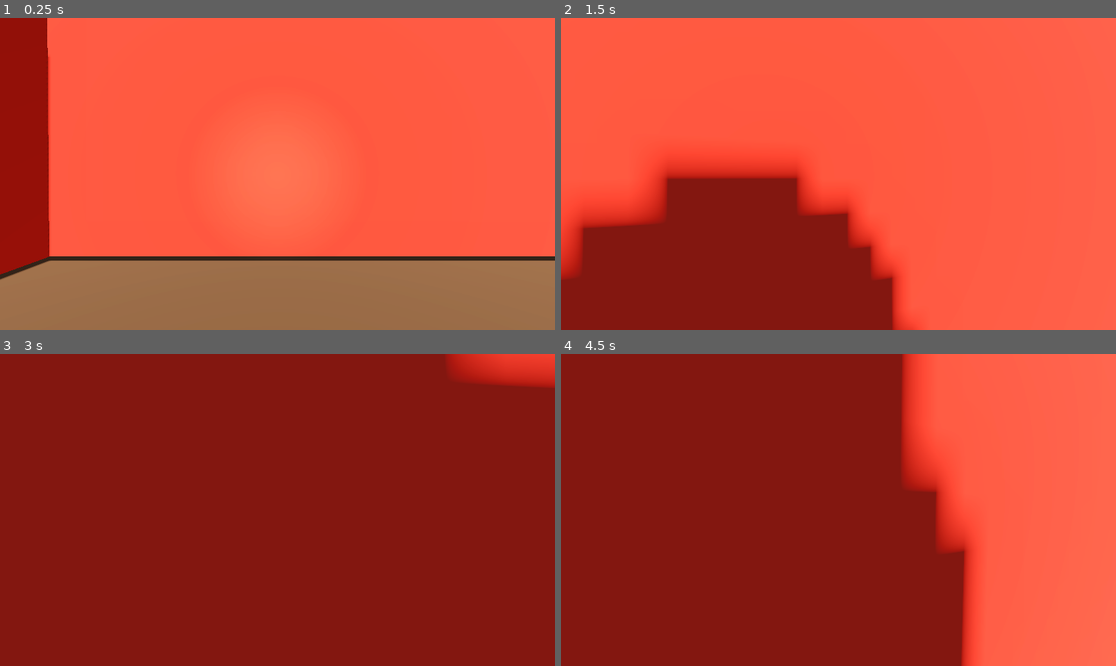
Above: before the commit, frames 1-4 (two rows, left to right).
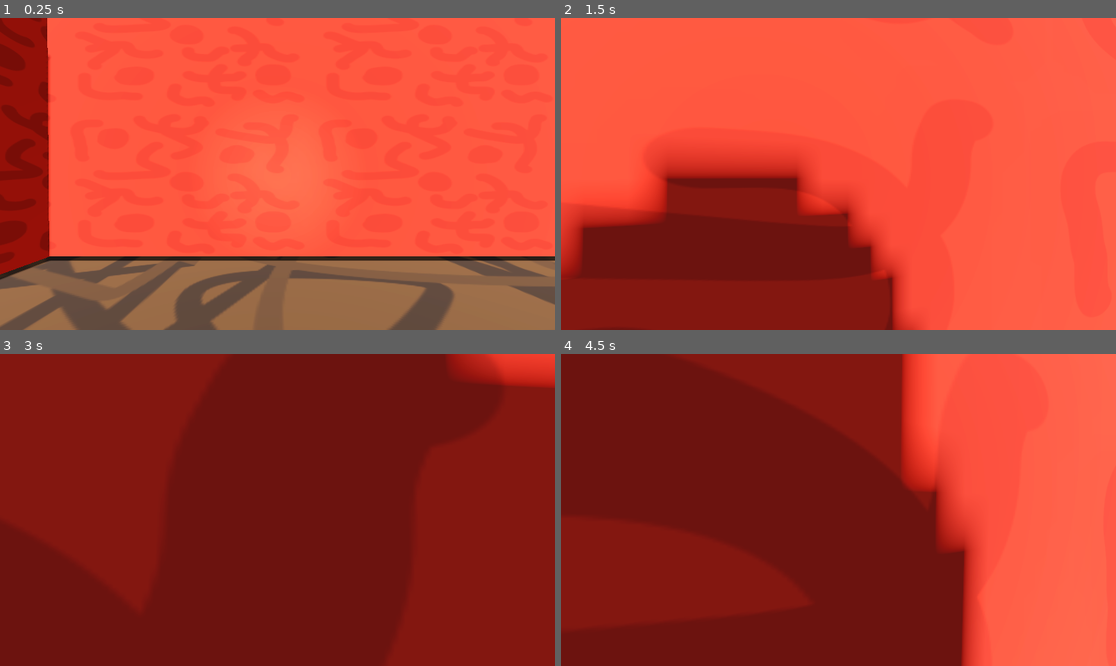
Above: after the commit, the same moments.

Repository: christiannoll/Basic3DGame
Game: Godot game, scene res://Scenes/level.tscn
Two runs of this game, one before a commit and one after it. Both use one fixed random seed, a clock stepped at 60 frames per second and the inputs below.
Inputs (mouse positions are in pixels of both pictures, inside the frame that each line leads up to):
- Up to frame 1 (0.25 s): no input
- Up to frame 2 (1.5 s): tap Enter at 0.5 s; move the mouse to (866, 174) at 0.52 s; hold W (forward) from 0.53 s (still down); tap F (flashlight) at 0.6 s; tap Space (jump) at 0.77 s; move the mouse to (810, 174) at 1.27 s; tap Shift (sprint) at 1.35 s
- Up to frame 3 (3 s): keep holding W (forward); tap Space (jump) at 1.52, 2.75 s; move the mouse to (288, 503) at 2.02 s; tap F (flashlight) at 2.1 s; move the mouse to (271, 516) at 2.77 s; tap Shift (sprint) at 2.85 s
- Up to frame 4 (4.5 s): keep holding W (forward); tap Space (jump) at 3.02, 3.77 s; move the mouse to (877, 513) at 3.52 s; tap F (flashlight) at 3.6 s; move the mouse to (794, 506) at 4.27 s; tap Shift (sprint) at 4.35 s

The runs differ from the first frame. In frame 1, 9.1% of the frame differs, in the area x 0-100%, y 0-100%; in frame 2, 3.7%; in frame 3, 0.8%; in frame 4, 1.5%.

Commit message:
Added walls with texture to the first level

Diff:
--- a/Materials/floor.tres
+++ b/Materials/floor.tres
@@ -1,4 +1,8 @@
-[gd_resource type="StandardMaterial3D" format=3 uid="uid://dxvaw0qc8u2rd"]
+[gd_resource type="StandardMaterial3D" load_steps=2 format=3 uid="uid://dxvaw0qc8u2rd"]
+
+[ext_resource type="Texture2D" uid="uid://ba7amwj7xp68y" path="res://Texturtes/floor_texture.png" id="1_hayvq"]
 
 [resource]
 albedo_color = Color(0.3254902, 0.19607843, 0.08235294, 1)
+albedo_texture = ExtResource("1_hayvq")
+uv1_scale = Vector3(5.5, 6.46, 1)
--- a/Materials/wall.tres
+++ b/Materials/wall.tres
@@ -1,4 +1,8 @@
-[gd_resource type="StandardMaterial3D" format=3 uid="uid://bnxvyht4twwum"]
+[gd_resource type="StandardMaterial3D" load_steps=2 format=3 uid="uid://bnxvyht4twwum"]
+
+[ext_resource type="Texture2D" uid="uid://bkcyxr0m3i1ui" path="res://Texturtes/wall_texture.png" id="1_lcv6a"]
 
 [resource]
 albedo_color = Color(0.8803258, 0.18677148, 0.113393, 1)
+albedo_texture = ExtResource("1_lcv6a")
+uv1_scale = Vector3(9, 4, 1)
--- /dev/null
+++ b/Materials/wall2.tres
@@ -0,0 +1,8 @@
+[gd_resource type="StandardMaterial3D" load_steps=2 format=3 uid="uid://b08vp6u07xqro"]
+
+[ext_resource type="Texture2D" uid="uid://bkcyxr0m3i1ui" path="res://Texturtes/wall_texture.png" id="1_hh8ak"]
+
+[resource]
+albedo_color = Color(0.8803258, 0.18677148, 0.113393, 1)
+albedo_texture = ExtResource("1_hh8ak")
+uv1_scale = Vector3(29, 4, 1)
--- a/Scenes/level.tscn
+++ b/Scenes/level.tscn
@@ -1,9 +1,10 @@
-[gd_scene load_steps=10 format=3 uid="uid://bc8inpmgj57ne"]
+[gd_scene load_steps=11 format=3 uid="uid://bc8inpmgj57ne"]
 
 [ext_resource type="PackedScene" uid="uid://b611342n8rhyw" path="res://Scenes/ui.tscn" id="1_k5f4k"]
 [ext_resource type="PackedScene" uid="uid://cd3tju67xah55" path="res://Scenes/player.tscn" id="1_tumq0"]
 [ext_resource type="Material" uid="uid://bnxvyht4twwum" path="res://Materials/wall.tres" id="2_6phgx"]
 [ext_resource type="Material" uid="uid://dxvaw0qc8u2rd" path="res://Materials/floor.tres" id="2_81xng"]
+[ext_resource type="Material" uid="uid://b08vp6u07xqro" path="res://Materials/wall2.tres" id="4_wqkje"]
 
 [sub_resource type="ProceduralSkyMaterial" id="ProceduralSkyMaterial_51e2h"]
 sky_horizon_color = Color(0.66224277, 0.6717428, 0.6867428, 1)
@@ -120,7 +121,7 @@
 shape = SubResource("BoxShape3D_51e2h")
 
 [node name="MeshInstance3D" type="MeshInstance3D" parent="wall5"]
-material_override = ExtResource("2_6phgx")
+material_override = ExtResource("4_wqkje")
 mesh = SubResource("BoxMesh_tumq0")
 
 [node name="wall10" type="StaticBody3D" parent="."]
@@ -130,7 +131,7 @@
 shape = SubResource("BoxShape3D_51e2h")
 
 [node name="MeshInstance3D" type="MeshInstance3D" parent="wall10"]
-material_override = ExtResource("2_6phgx")
+material_override = ExtResource("4_wqkje")
 mesh = SubResource("BoxMesh_tumq0")
 
 [node name="wall7" type="StaticBody3D" parent="."]
@@ -170,7 +171,7 @@
 shape = SubResource("BoxShape3D_51e2h")
 
 [node name="MeshInstance3D" type="MeshInstance3D" parent="wall8"]
-material_override = ExtResource("2_6phgx")
+material_override = ExtResource("4_wqkje")
 mesh = SubResource("BoxMesh_tumq0")
 
 [node name="wall9" type="StaticBody3D" parent="."]
@@ -180,7 +181,7 @@
 shape = SubResource("BoxShape3D_51e2h")
 
 [node name="MeshInstance3D" type="MeshInstance3D" parent="wall9"]
-material_override = ExtResource("2_6phgx")
+material_override = ExtResource("4_wqkje")
 mesh = SubResource("BoxMesh_tumq0")
 
 [node name="wall3" type="StaticBody3D" parent="."]
--- a/project.godot
+++ b/project.godot
@@ -14,6 +14,10 @@
 run/main_scene="uid://bc8inpmgj57ne"
 config/features=PackedStringArray("4.5", "Forward Plus")
 config/icon="res://icon.svg"
+
+[display]
+
+window/size/mode=3
 
 [input]
 
Binary file added: Texturtes/floor_texture.png
Not shown, added: Texturtes/floor_texture.png.import
Binary file added: Texturtes/wall_texture.png
Not shown, added: Texturtes/wall_texture.png.import
